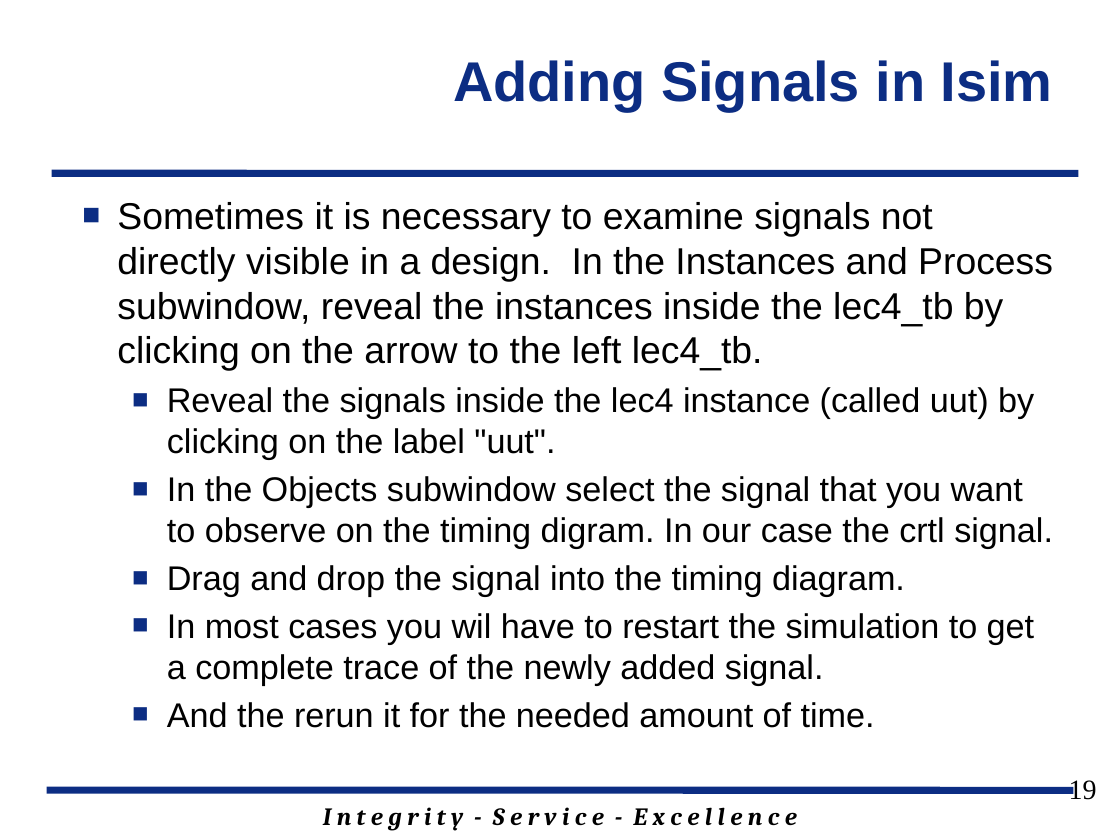
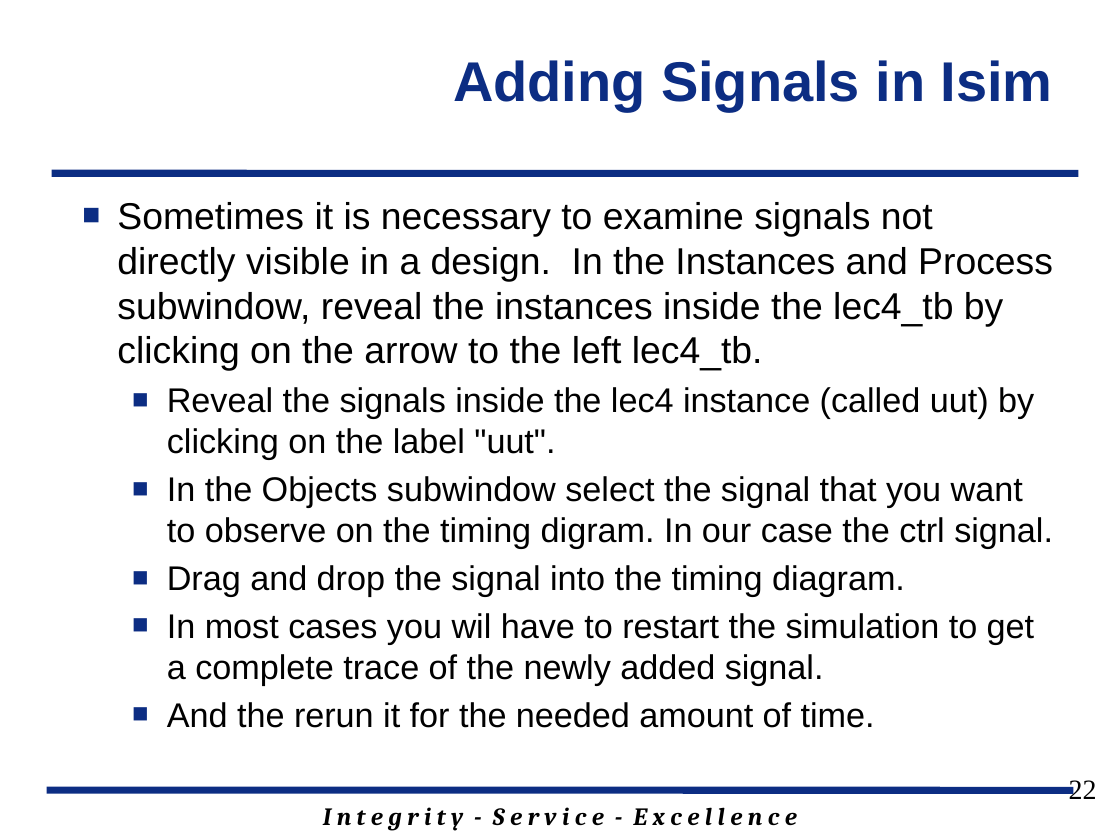
Before and after one commit to jfalkinburg/ECE383_web, a slide deck: slide 22 of lecture/slides/ECE_383_Lec4.pptx (slide 19 before the commit). Drawn at 1120x840 pixels with LibreOffice and Linux fonts; fonts in the diff are those of the drawing; background and template pictures are left out. Boxes give left, top, right and bottom in pixels: in the first picture for what was removed or moved away, otherwise in the second. Text is boxed around its words. In the diff, an @@ line names an element or a change of style, - is before the commit and + after.

```diff
--- a/lecture/slides/ECE_383_Lec4.pptx
+++ b/lecture/slides/ECE_383_Lec4.pptx
@@ text at bbox=[167, 476, 1053, 548]: text changed @@
-  ■ In the Objects subwindow select the signal that you want to observe on the timing digram. In our case the crtl signal.
+  ■ In the Objects subwindow select the signal that you want to observe on the timing digram. In our case the ctrl signal.
@@ page number at bbox=[1069, 780, 1097, 799]: text changed @@
-19
+22
```
Also in this commit, not shown: 6 other slides changed, 4 slides added, 1 slide removed, 3 other files.
